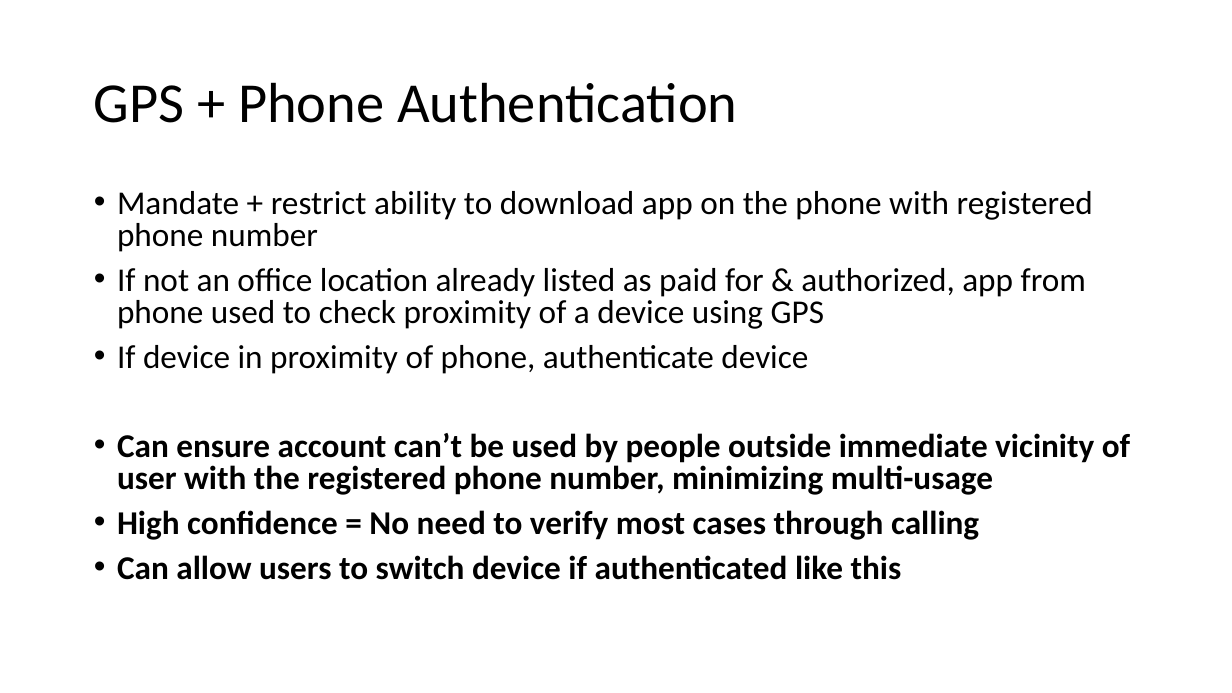
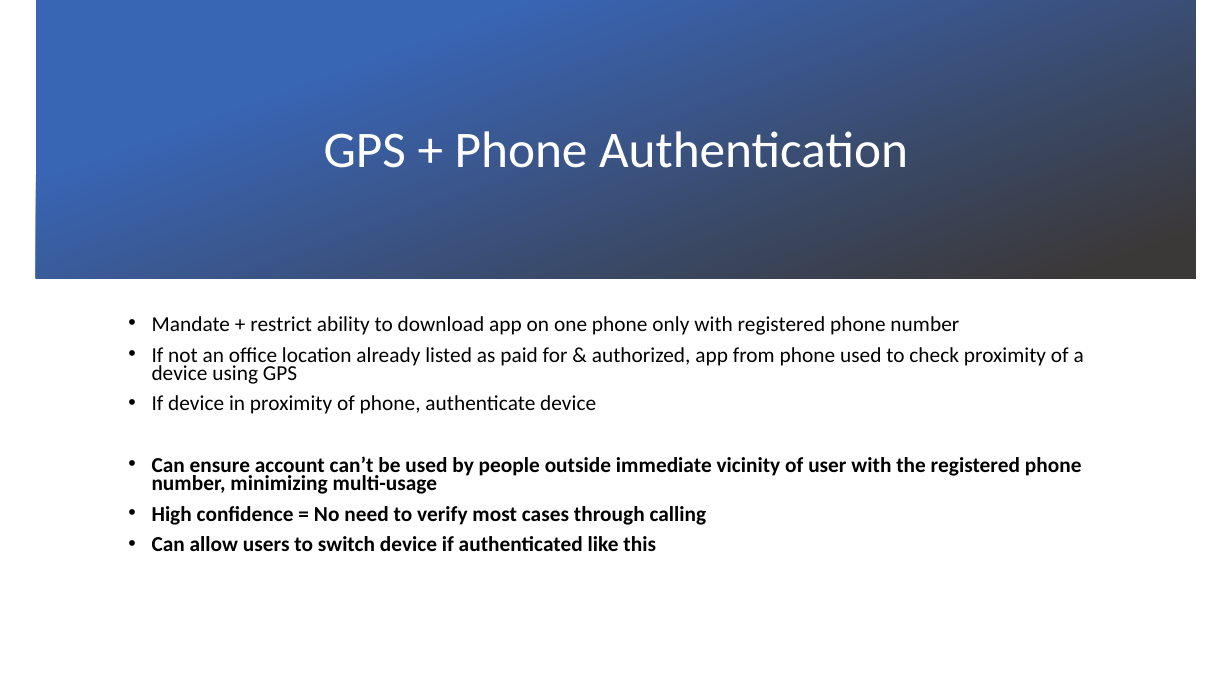
Before and after one commit to Tahreeem/TransCore.Transformed, a slide deck: slide 7 of Lassonde Hackathon 2019.pptx. Drawn at 1232x693 pixels with LibreOffice and Linux fonts; fonts in the diff are those of the drawing; background and template pictures are left out. Boxes give left, top, right and bottom in pixels: in the first picture for what was removed or moved away, otherwise in the second. Text is boxed around its words. In the diff, an @@ line names an element or a change of style, - is before the commit and + after.

Commit message:
presentation style updated

```diff
--- a/Lassonde Hackathon 2019.pptx
+++ b/Lassonde Hackathon 2019.pptx
@@ rectangle added at (36,0,1197,278), fill gradient #3965B5 to #3B3838 @@
@@ title "GPS + Phone Authentication": place and size @@
-title "GPS + Phone Authentication" at (94,82,737,123)
+title "GPS + Phone Authentication" at (324,131,908,168)
@@ title "GPS + Phone Authentication" at (324,131,908,168): size 44 to 40 pt, text colour #000000 to #FFFFFF; alignment left to centre @@
@@ text "Mandate + restrict ability to ...": place and size @@
-text "Mandate + restrict ability to ..." at (117,191,1130,580)
+text "Mandate + restrict ability to ..." at (152,316,1084,551)
@@ text at (152,316,959,335): text changed; size 25.9 to 16.6 pt @@
-• Mandate + restrict ability to download app on the phone with registered phone number
+• Mandate + restrict ability to download app on one phone only with registered phone number
@@ text at (152,347,1084,551): size 25.9 to 16.6 pt in "If not an office location already listed ...", "If device in proximity of phone, authenticate ...", "Can ensure account can’t be used by ...", "High confidence = No need to verify ..." and 1 more places; line spacing 0.8 to 0.7 @@
```
Also in this commit, not shown: 5 other slides changed, 1 slide added, 1 slide removed.
